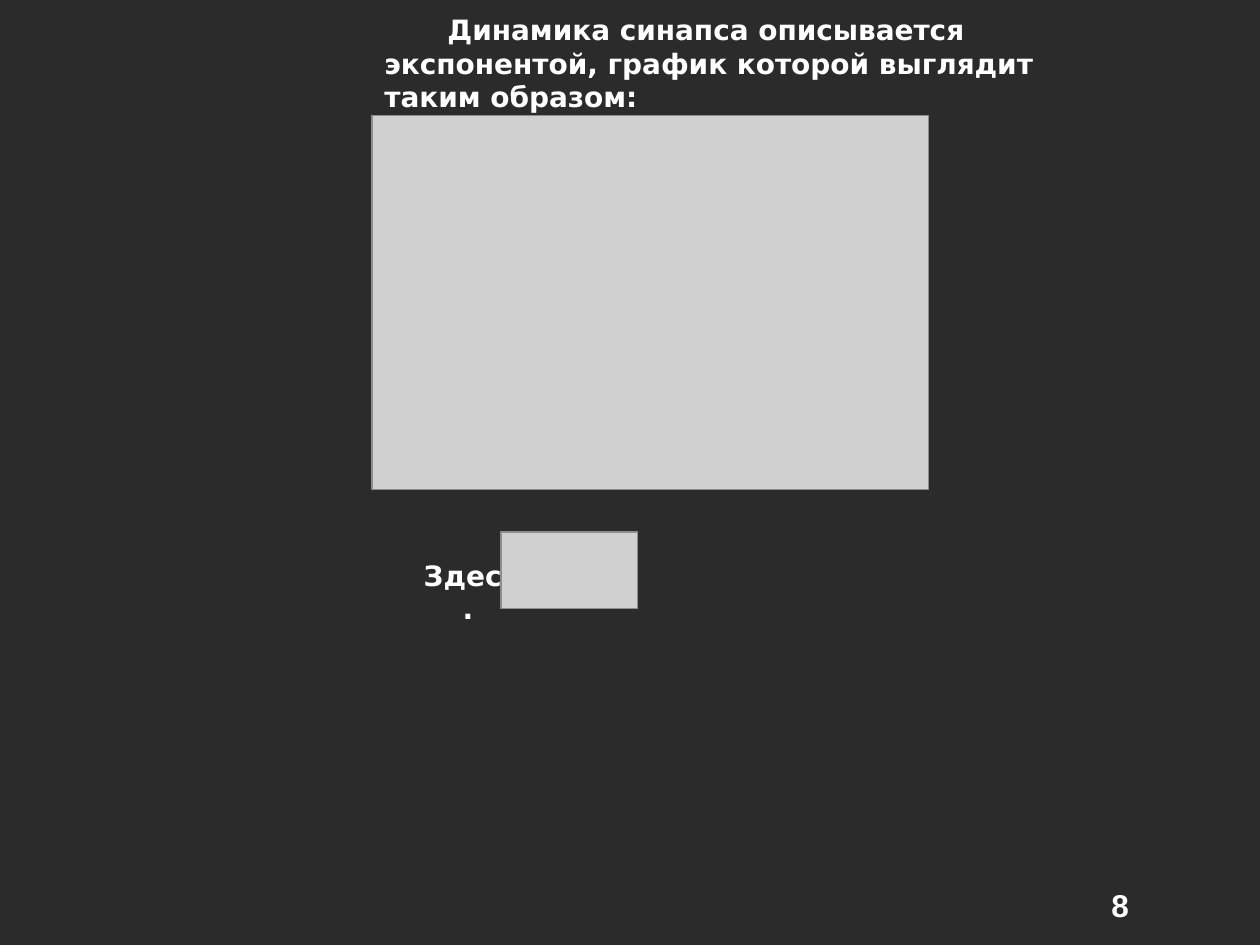
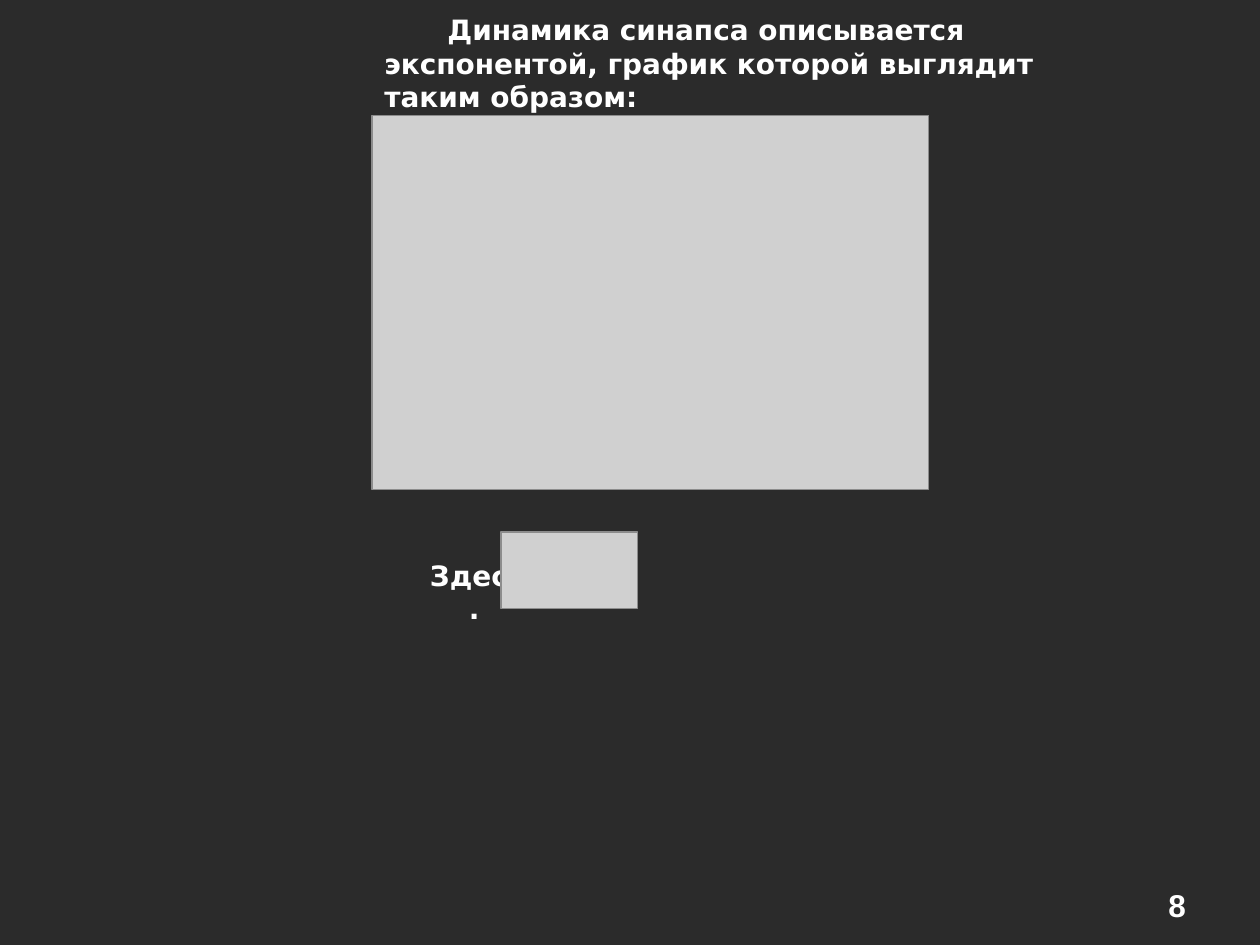
Before and after one commit to alexeyche/alexeyche-junk, a slide deck: slide 8 of cns/doc/conf.ppt. Drawn at 1260x945 pixels with LibreOffice and Linux fonts; fonts in the diff are those of the drawing; grey boxes stand for pictures; background and template pictures are left out; a plain dark background stands for a picture behind light text. Boxes give left, top, right and bottom in pixels: in the first picture for what was removed or moved away, otherwise in the second. Text is boxed around its words. In the diff, an @@ line names an element or a change of style, - is before the commit and + after.

```diff
--- a/cns/doc/conf.ppt
+++ b/cns/doc/conf.ppt
@@ text "Здесь .": place and size @@
-text "Здесь ." at (424, 563, 520, 592)
+text "Здесь ." at (430, 563, 526, 592)
@@ page number: place and size @@
-page number at (1111, 895, 1129, 918)
+page number at (1168, 895, 1186, 918)
```
Also in this commit, not shown: 13 other slides changed, 1 slide added, 1 slide removed, 1 other file.
